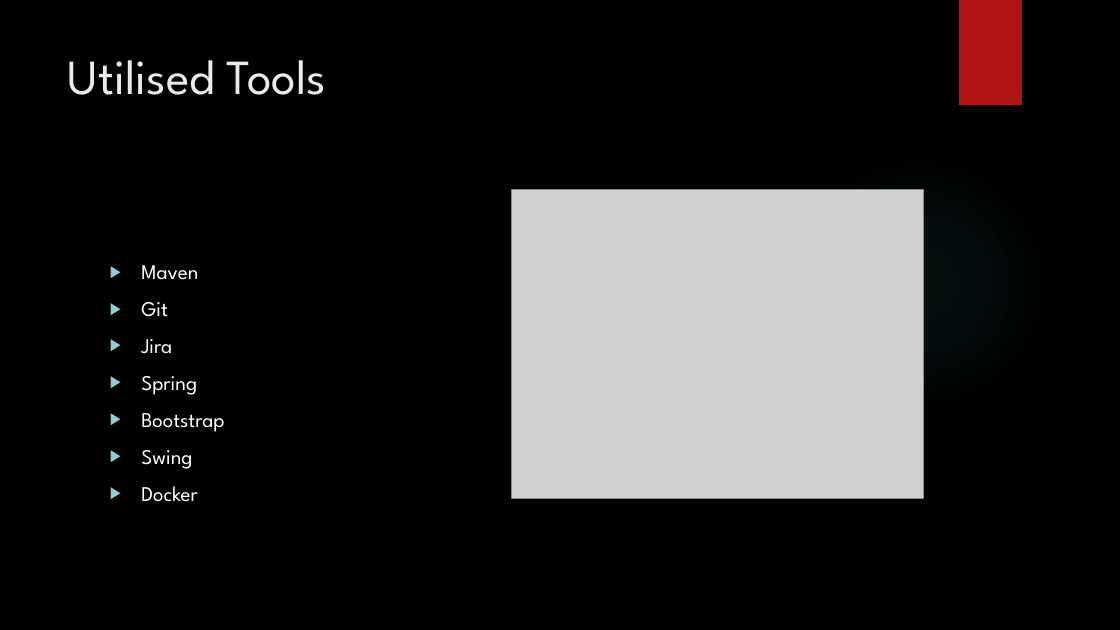
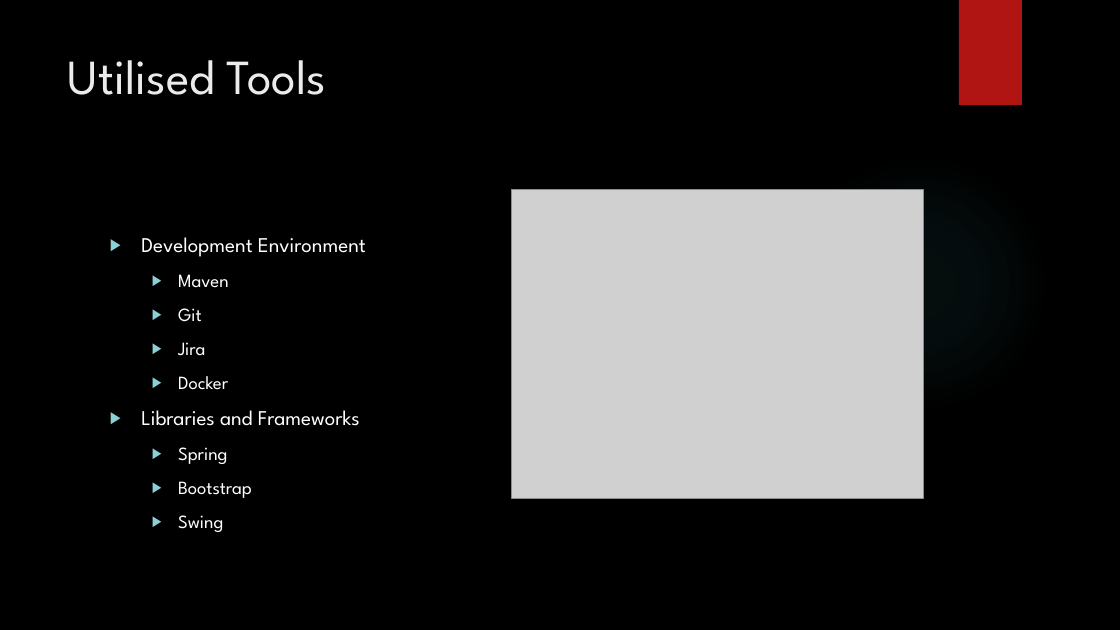
Before and after one commit to DaveWoodie/SpringWater, a slide deck: slide 14 of Project Springwater.pptx (slide 9 before the commit). Drawn at 1120x630 pixels with LibreOffice and Linux fonts; fonts in the diff are those of the drawing; grey boxes stand for pictures; background and template pictures are left out. Boxes give left, top, right and bottom in pixels: in the first picture for what was removed or moved away, otherwise in the second. Text is boxed around its words. In the diff, an @@ line names an element or a change of style, - is before the commit and + after.

```diff
--- a/Project Springwater.pptx
+++ b/Project Springwater.pptx
@@ text at box(141, 237, 366, 257): paragraph added @@
+▶ Development Environment
@@ text at box(178, 274, 252, 532): size 18 to 16 pt in "Maven", "Git", "Jira", "Spring" and 2 more places; list level 1 to 2 in "Maven"; list level 1 to 2 in "Git"; list level 1 to 2 in "Jira"; list level 1 to 2 in "Spring"; list level 1 to 2 in "Bootstrap"; list level 1 to 2 in "Swing" @@
@@ text at box(141, 376, 360, 426): paragraphs added @@
+  ▶ Docker
+▶ Libraries and Frameworks
@@ text at box(141, 486, 198, 502): paragraph removed @@
-▶ Docker
```
Also in this commit, not shown: 2 other slides changed, 8 slides added, 1 other file.
